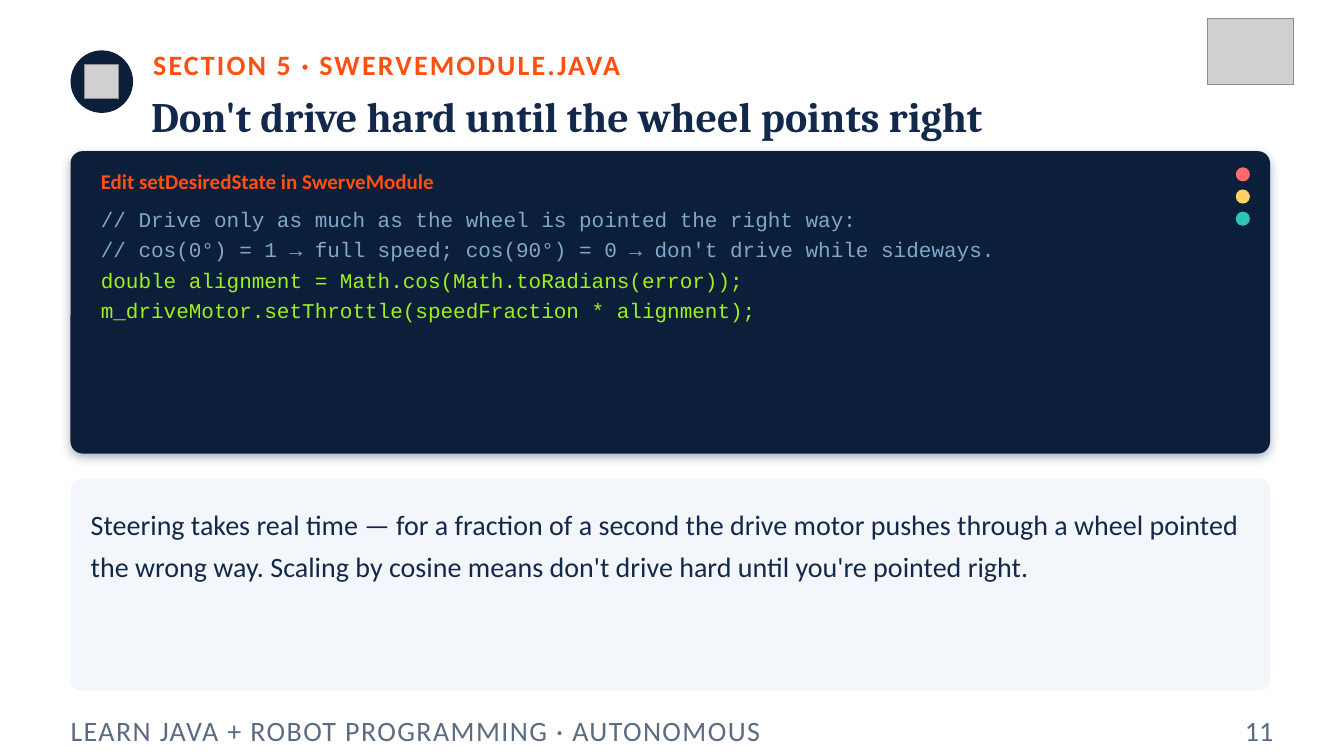
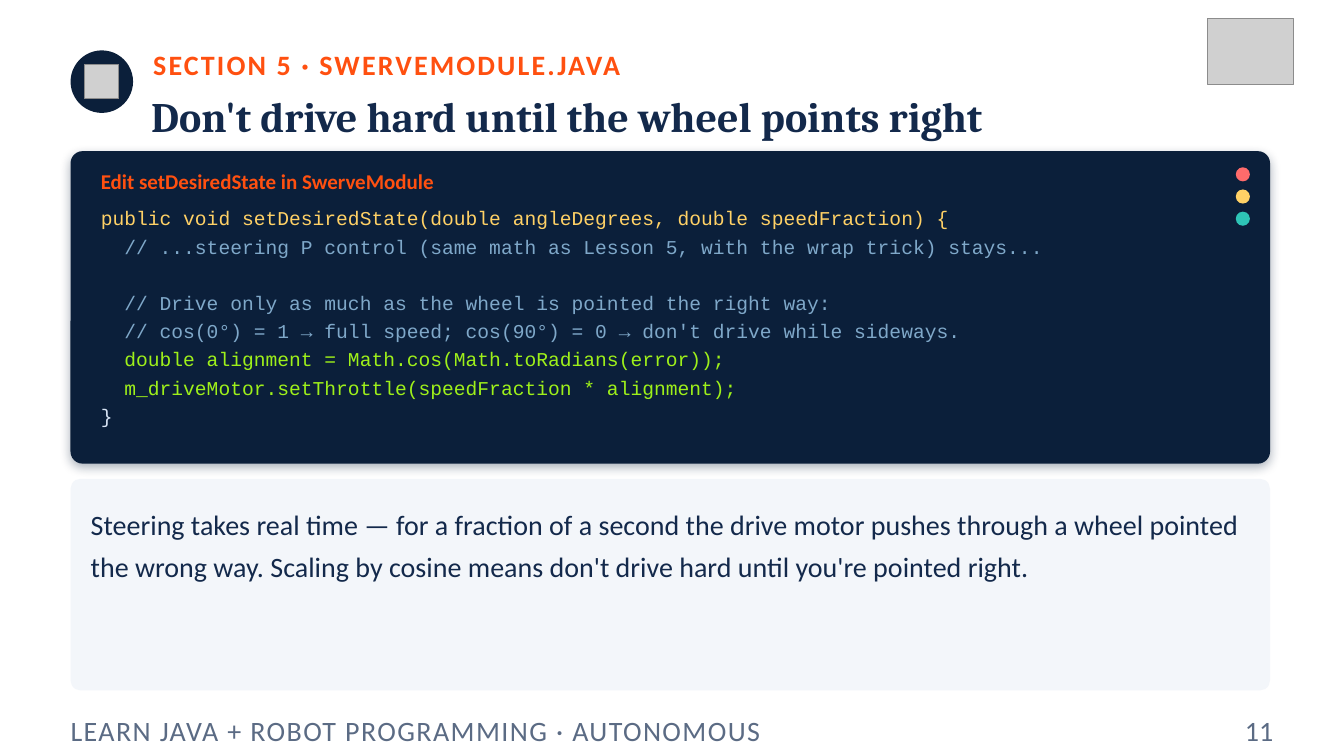
Before and after one commit to FRC5010/BasicRobotLessons, a slide deck: slide 11 of docs/presentations/v3/09-autonomous.pptx. Drawn at 1344x756 pixels with LibreOffice and Linux fonts; fonts in the diff are those of the drawing; grey boxes stand for pictures. Boxes give left, top, right and bottom in pixels: in the first picture for what was removed or moved away, otherwise in the second. Text is boxed around its words. In the diff, an @@ line names an element or a change of style, - is before the commit and + after.

```diff
--- a/docs/presentations/v3/09-autonomous.pptx
+++ b/docs/presentations/v3/09-autonomous.pptx
@@ rounded rectangle: place and size @@
-rounded rectangle at [71,151,1270,454]
+rounded rectangle at [71,151,1270,464]
@@ rounded rectangle at [71,151,1270,464]: proportions changed @@
@@ text at [101,212,1042,399]: paragraph added @@
+}
@@ text at [101,212,1042,258]: paragraphs added @@
+public void setDesiredState(double angleDegrees, double speedFraction) {
+// ...steering P control (same math as Lesson 5, with the wrap trick) stays...
@@ text at [124,296,960,399]: size 15 to 14 pt in "// Drive only as much as the ...", "// cos(0°) = 1 → full speed; ...", "double alignment = Math.cos(Math.toRadians(error));", "m_driveMotor.setThrottle(speedFraction * alignment);" @@
```
Also in this commit, not shown: 2 other slides changed, 2 other files.
